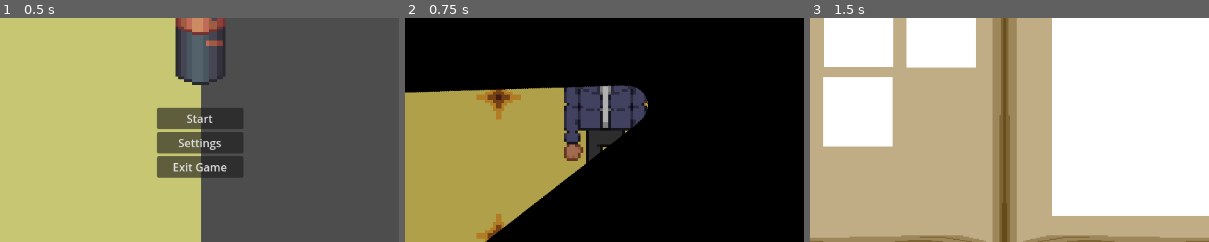
Above: before the commit, frames 1-3 (left to right).
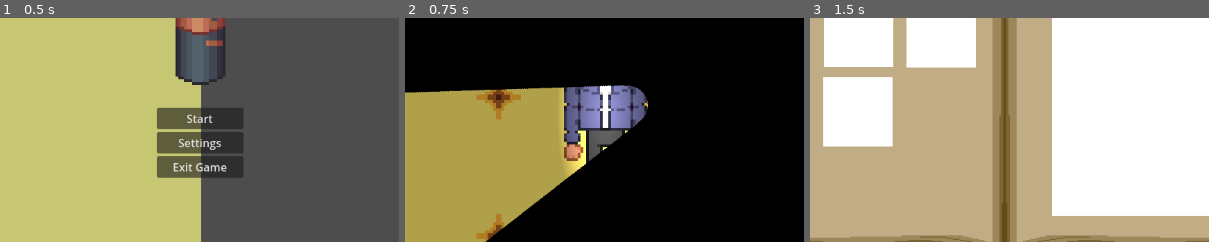
Above: after the commit, the same moments.

Repository: ChloeMayLikeCheese/GDD112-Group-Project
Game: Godot game, scene res://Menus/start_menu.tscn
Two runs of this game, one before a commit and one after it. Both use one fixed random seed, a clock stepped at 60 frames per second and the inputs below.
Inputs (mouse positions are % of the whole screen's width and height, from its top left):
- Up to frame 1 (0.5 s): no input
- Up to frame 2 (0.75 s): click "Start" at 0.5 s
- Up to frame 3 (1.5 s): tap Enter at 1.25 s; move the mouse to (72, 45) at 1.27 s; hold D (Right) from 1.28 s (still down); tap J (Journal) at 1.35 s
The pictures show only the part of the screen within x 25-75%, y 27-77%; the shares and areas given below are measured in that part.

Frame 1 is identical in both runs. In frame 2, 5.2% of the frame differs, in the area x 39-61%, y 29-71%; in frame 3, nothing differs.

Commit message:
final touches i hope

Diff:
--- a/Creatures/character.tscn
+++ b/Creatures/character.tscn
@@ -1,199 +1,211 @@
-[gd_scene load_steps=26 format=3 uid="uid://caqrfwj78qk08"]
+[gd_scene load_steps=27 format=3 uid="uid://caqrfwj78qk08"]
 
 [ext_resource type="Script" path="res://Creatures/character.gd" id="1_7qeht"]
 [ext_resource type="Texture2D" uid="uid://kj5j1ed7rgs4" path="res://Textures/Sprite sheets/Playerspritesheet.png" id="3_05lnt"]
 [ext_resource type="PackedScene" uid="uid://begj2j3dpscvb" path="res://Scenes/flashlight.tscn" id="3_056hc"]
+[ext_resource type="Texture2D" uid="uid://clv07p2feodat" path="res://Textures/round_light.png" id="4_jfa8d"]
+
+[sub_resource type="AtlasTexture" id="AtlasTexture_atffv"]
+atlas = ExtResource("3_05lnt")
+region = Rect2(0, 0, 200, 400)
+
+[sub_resource type="AtlasTexture" id="AtlasTexture_v464j"]
+atlas = ExtResource("3_05lnt")
+region = Rect2(3000, 0, 200, 400)
+
+[sub_resource type="AtlasTexture" id="AtlasTexture_57cy0"]
+atlas = ExtResource("3_05lnt")
+region = Rect2(2200, 0, 200, 400)
+
+[sub_resource type="AtlasTexture" id="AtlasTexture_7xoyr"]
+atlas = ExtResource("3_05lnt")
+region = Rect2(3400, 0, 200, 400)
+
+[sub_resource type="AtlasTexture" id="AtlasTexture_qrwb4"]
+atlas = ExtResource("3_05lnt")
+region = Rect2(800, 0, 200, 400)
+
+[sub_resource type="AtlasTexture" id="AtlasTexture_7tjvo"]
+atlas = ExtResource("3_05lnt")
+region = Rect2(1000, 0, 200, 400)
+
+[sub_resource type="AtlasTexture" id="AtlasTexture_hl0pm"]
+atlas = ExtResource("3_05lnt")
+region = Rect2(1200, 0, 200, 400)
+
+[sub_resource type="AtlasTexture" id="AtlasTexture_q6dx0"]
+atlas = ExtResource("3_05lnt")
+region = Rect2(1400, 0, 200, 400)
+
+[sub_resource type="AtlasTexture" id="AtlasTexture_0igk3"]
+atlas = ExtResource("3_05lnt")
+region = Rect2(2400, 0, 200, 400)
+
+[sub_resource type="AtlasTexture" id="AtlasTexture_m45xa"]
+atlas = ExtResource("3_05lnt")
+region = Rect2(2600, 0, 200, 400)
+
+[sub_resource type="AtlasTexture" id="AtlasTexture_coyh5"]
+atlas = ExtResource("3_05lnt")
+region = Rect2(2800, 0, 200, 400)
+
+[sub_resource type="AtlasTexture" id="AtlasTexture_edrbe"]
+atlas = ExtResource("3_05lnt")
+region = Rect2(3000, 0, 200, 400)
+
+[sub_resource type="AtlasTexture" id="AtlasTexture_s6oxq"]
+atlas = ExtResource("3_05lnt")
+region = Rect2(1600, 0, 200, 400)
+
+[sub_resource type="AtlasTexture" id="AtlasTexture_ew7a5"]
+atlas = ExtResource("3_05lnt")
+region = Rect2(1800, 0, 200, 400)
+
+[sub_resource type="AtlasTexture" id="AtlasTexture_h78ue"]
+atlas = ExtResource("3_05lnt")
+region = Rect2(2000, 0, 200, 400)
+
+[sub_resource type="AtlasTexture" id="AtlasTexture_0vj1x"]
+atlas = ExtResource("3_05lnt")
+region = Rect2(2200, 0, 200, 400)
+
+[sub_resource type="AtlasTexture" id="AtlasTexture_2pwml"]
+atlas = ExtResource("3_05lnt")
+region = Rect2(3200, 0, 200, 400)
+
+[sub_resource type="AtlasTexture" id="AtlasTexture_otdft"]
+atlas = ExtResource("3_05lnt")
+region = Rect2(3400, 0, 200, 400)
+
+[sub_resource type="AtlasTexture" id="AtlasTexture_iq5ic"]
+atlas = ExtResource("3_05lnt")
+region = Rect2(3600, 0, 200, 400)
+
+[sub_resource type="AtlasTexture" id="AtlasTexture_41cet"]
+atlas = ExtResource("3_05lnt")
+region = Rect2(3800, 0, 200, 400)
+
+[sub_resource type="SpriteFrames" id="SpriteFrames_4bn3p"]
+animations = [{
+"frames": [{
+"duration": 1.0,
+"texture": SubResource("AtlasTexture_atffv")
+}],
+"loop": true,
+"name": &"DownIdle",
+"speed": 5.0
+}, {
+"frames": [{
+"duration": 1.0,
+"texture": SubResource("AtlasTexture_v464j")
+}],
+"loop": true,
+"name": &"LeftIdle",
+"speed": 5.0
+}, {
+"frames": [{
+"duration": 1.0,
+"texture": SubResource("AtlasTexture_57cy0")
+}],
+"loop": true,
+"name": &"RightIdle",
+"speed": 5.0
+}, {
+"frames": [{
+"duration": 1.0,
+"texture": SubResource("AtlasTexture_7xoyr")
+}],
+"loop": true,
+"name": &"UpIdle",
+"speed": 5.0
+}, {
+"frames": [{
+"duration": 1.0,
+"texture": SubResource("AtlasTexture_qrwb4")
+}, {
+"duration": 1.0,
+"texture": SubResource("AtlasTexture_7tjvo")
+}, {
+"duration": 1.0,
+"texture": SubResource("AtlasTexture_hl0pm")
+}, {
+"duration": 1.0,
+"texture": SubResource("AtlasTexture_q6dx0")
+}],
+"loop": true,
+"name": &"WalkDown",
+"speed": 5.0
+}, {
+"frames": [{
+"duration": 1.0,
+"texture": SubResource("AtlasTexture_0igk3")
+}, {
+"duration": 1.0,
+"texture": SubResource("AtlasTexture_m45xa")
+}, {
+"duration": 1.0,
+"texture": SubResource("AtlasTexture_coyh5")
+}, {
+"duration": 1.0,
+"texture": SubResource("AtlasTexture_edrbe")
+}],
+"loop": true,
+"name": &"WalkLeft",
+"speed": 5.0
+}, {
+"frames": [{
+"duration": 1.0,
+"texture": SubResource("AtlasTexture_s6oxq")
+}, {
+"duration": 1.0,
+"texture": SubResource("AtlasTexture_ew7a5")
+}, {
+"duration": 1.0,
+"texture": SubResource("AtlasTexture_h78ue")
+}, {
+"duration": 1.0,
+"texture": SubResource("AtlasTexture_0vj1x")
+}],
+"loop": true,
+"name": &"WalkRight",
+"speed": 5.0
+}, {
+"frames": [{
+"duration": 1.0,
+"texture": SubResource("AtlasTexture_2pwml")
+}, {
+"duration": 1.0,
+"texture": SubResource("AtlasTexture_otdft")
+}, {
+"duration": 1.0,
+"texture": SubResource("AtlasTexture_iq5ic")
+}, {
+"duration": 1.0,
+"texture": SubResource("AtlasTexture_41cet")
+}],
+"loop": true,
+"name": &"WalkUp",
+"speed": 5.0
+}]
 
 [sub_resource type="RectangleShape2D" id="RectangleShape2D_b7h46"]
 size = Vector2(95, 254)
-
-[sub_resource type="AtlasTexture" id="AtlasTexture_atffv"]
-atlas = ExtResource("3_05lnt")
-region = Rect2(0, 0, 200, 400)
-
-[sub_resource type="AtlasTexture" id="AtlasTexture_v464j"]
-atlas = ExtResource("3_05lnt")
-region = Rect2(3000, 0, 200, 400)
-
-[sub_resource type="AtlasTexture" id="AtlasTexture_57cy0"]
-atlas = ExtResource("3_05lnt")
-region = Rect2(2200, 0, 200, 400)
-
-[sub_resource type="AtlasTexture" id="AtlasTexture_7xoyr"]
-atlas = ExtResource("3_05lnt")
-region = Rect2(3400, 0, 200, 400)
-
-[sub_resource type="AtlasTexture" id="AtlasTexture_qrwb4"]
-atlas = ExtResource("3_05lnt")
-region = Rect2(800, 0, 200, 400)
-
-[sub_resource type="AtlasTexture" id="AtlasTexture_7tjvo"]
-atlas = ExtResource("3_05lnt")
-region = Rect2(1000, 0, 200, 400)
-
-[sub_resource type="AtlasTexture" id="AtlasTexture_hl0pm"]
-atlas = ExtResource("3_05lnt")
-region = Rect2(1200, 0, 200, 400)
-
-[sub_resource type="AtlasTexture" id="AtlasTexture_q6dx0"]
-atlas = ExtResource("3_05lnt")
-region = Rect2(1400, 0, 200, 400)
-
-[sub_resource type="AtlasTexture" id="AtlasTexture_0igk3"]
-atlas = ExtResource("3_05lnt")
-region = Rect2(2400, 0, 200, 400)
-
-[sub_resource type="AtlasTexture" id="AtlasTexture_m45xa"]
-atlas = ExtResource("3_05lnt")
-region = Rect2(2600, 0, 200, 400)
-
-[sub_resource type="AtlasTexture" id="AtlasTexture_coyh5"]
-atlas = ExtResource("3_05lnt")
-region = Rect2(2800, 0, 200, 400)
-
-[sub_resource type="AtlasTexture" id="AtlasTexture_edrbe"]
-atlas = ExtResource("3_05lnt")
-region = Rect2(3000, 0, 200, 400)
-
-[sub_resource type="AtlasTexture" id="AtlasTexture_s6oxq"]
-atlas = ExtResource("3_05lnt")
-region = Rect2(1600, 0, 200, 400)
-
-[sub_resource type="AtlasTexture" id="AtlasTexture_ew7a5"]
-atlas = ExtResource("3_05lnt")
-region = Rect2(1800, 0, 200, 400)
-
-[sub_resource type="AtlasTexture" id="AtlasTexture_h78ue"]
-atlas = ExtResource("3_05lnt")
-region = Rect2(2000, 0, 200, 400)
-
-[sub_resource type="AtlasTexture" id="AtlasTexture_0vj1x"]
-atlas = ExtResource("3_05lnt")
-region = Rect2(2200, 0, 200, 400)
-
-[sub_resource type="AtlasTexture" id="AtlasTexture_2pwml"]
-atlas = ExtResource("3_05lnt")
-region = Rect2(3200, 0, 200, 400)
-
-[sub_resource type="AtlasTexture" id="AtlasTexture_otdft"]
-atlas = ExtResource("3_05lnt")
-region = Rect2(3400, 0, 200, 400)
-
-[sub_resource type="AtlasTexture" id="AtlasTexture_iq5ic"]
-atlas = ExtResource("3_05lnt")
-region = Rect2(3600, 0, 200, 400)
-
-[sub_resource type="AtlasTexture" id="AtlasTexture_41cet"]
-atlas = ExtResource("3_05lnt")
-region = Rect2(3800, 0, 200, 400)
-
-[sub_resource type="SpriteFrames" id="SpriteFrames_4bn3p"]
-animations = [{
-"frames": [{
-"duration": 1.0,
-"texture": SubResource("AtlasTexture_atffv")
-}],
-"loop": true,
-"name": &"DownIdle",
-"speed": 5.0
-}, {
-"frames": [{
-"duration": 1.0,
-"texture": SubResource("AtlasTexture_v464j")
-}],
-"loop": true,
-"name": &"LeftIdle",
-"speed": 5.0
-}, {
-"frames": [{
-"duration": 1.0,
-"texture": SubResource("AtlasTexture_57cy0")
-}],
-"loop": true,
-"name": &"RightIdle",
-"speed": 5.0
-}, {
-"frames": [{
-"duration": 1.0,
-"texture": SubResource("AtlasTexture_7xoyr")
-}],
-"loop": true,
-"name": &"UpIdle",
-"speed": 5.0
-}, {
-"frames": [{
-"duration": 1.0,
-"texture": SubResource("AtlasTexture_qrwb4")
-}, {
-"duration": 1.0,
-"texture": SubResource("AtlasTexture_7tjvo")
-}, {
-"duration": 1.0,
-"texture": SubResource("AtlasTexture_hl0pm")
-}, {
-"duration": 1.0,
-"texture": SubResource("AtlasTexture_q6dx0")
-}],
-"loop": true,
-"name": &"WalkDown",
-"speed": 5.0
-}, {
-"frames": [{
-"duration": 1.0,
-"texture": SubResource("AtlasTexture_0igk3")
-}, {
-"duration": 1.0,
-"texture": SubResource("AtlasTexture_m45xa")
-}, {
-"duration": 1.0,
-"texture": SubResource("AtlasTexture_coyh5")
-}, {
-"duration": 1.0,
-"texture": SubResource("AtlasTexture_edrbe")
-}],
-"loop": true,
-"name": &"WalkLeft",
-"speed": 5.0
-}, {
-"frames": [{
-"duration": 1.0,
-"texture": SubResource("AtlasTexture_s6oxq")
-}, {
-"duration": 1.0,
-"texture": SubResource("AtlasTexture_ew7a5")
-}, {
-"duration": 1.0,
-"texture": SubResource("AtlasTexture_h78ue")
-}, {
-"duration": 1.0,
-"texture": SubResource("AtlasTexture_0vj1x")
-}],
-"loop": true,
-"name": &"WalkRight",
-"speed": 5.0
-}, {
-"frames": [{
-"duration": 1.0,
-"texture": SubResource("AtlasTexture_2pwml")
-}, {
-"duration": 1.0,
-"texture": SubResource("AtlasTexture_otdft")
-}, {
-"duration": 1.0,
-"texture": SubResource("AtlasTexture_iq5ic")
-}, {
-"duration": 1.0,
-"texture": SubResource("AtlasTexture_41cet")
-}],
-"loop": true,
-"name": &"WalkUp",
-"speed": 5.0
-}]
 
 [node name="Character" type="CharacterBody2D"]
 collision_mask = 7
 script = ExtResource("1_7qeht")
 
+[node name="CharacterAnimations" type="AnimatedSprite2D" parent="."]
+sprite_frames = SubResource("SpriteFrames_4bn3p")
+animation = &"DownIdle"
+
+[node name="DirectionalLight2D" type="PointLight2D" parent="CharacterAnimations"]
+modulate = Color(1, 1, 1, 0)
+position = Vector2(5.72205e-06, -7.50001)
+scale = Vector2(0.840436, 2.0419)
+texture = ExtResource("4_jfa8d")
+texture_scale = 0.33
+
 [node name="CollisionShape2D" type="CollisionShape2D" parent="."]
 position = Vector2(-1.5, 7)
 shape = SubResource("RectangleShape2D_b7h46")
@@ -202,7 +214,3 @@
 
 [node name="flashlight" parent="." instance=ExtResource("3_056hc")]
 position = Vector2(46, -17)
-
-[node name="CharacterAnimations" type="AnimatedSprite2D" parent="."]
-sprite_frames = SubResource("SpriteFrames_4bn3p")
-animation = &"DownIdle"
--- a/Scenes/backrooms_3.tscn
+++ b/Scenes/backrooms_3.tscn
@@ -248,7 +248,7 @@
 position = Vector2(-403, 567)
 
 [node name="Breather" parent="Monsters" instance=ExtResource("12_tu3i0")]
-position = Vector2(1352, -380)
+position = Vector2(3444, -1830)
 
 [node name="Trapdoor" parent="." instance=ExtResource("13_4p7dn")]
 position = Vector2(6806, 3494)
--- a/Scenes/flashlight.tscn
+++ b/Scenes/flashlight.tscn
@@ -4,6 +4,7 @@
 [ext_resource type="Script" path="res://Scenes/flashlight.gd" id="1_ykhpp"]
 
 [node name="flashlight" type="Area2D"]
+collision_mask = 8
 script = ExtResource("1_ykhpp")
 
 [node name="PointLight2D" type="PointLight2D" parent="."]
Not shown, changed: Scenes/backrooms_2.tscn
